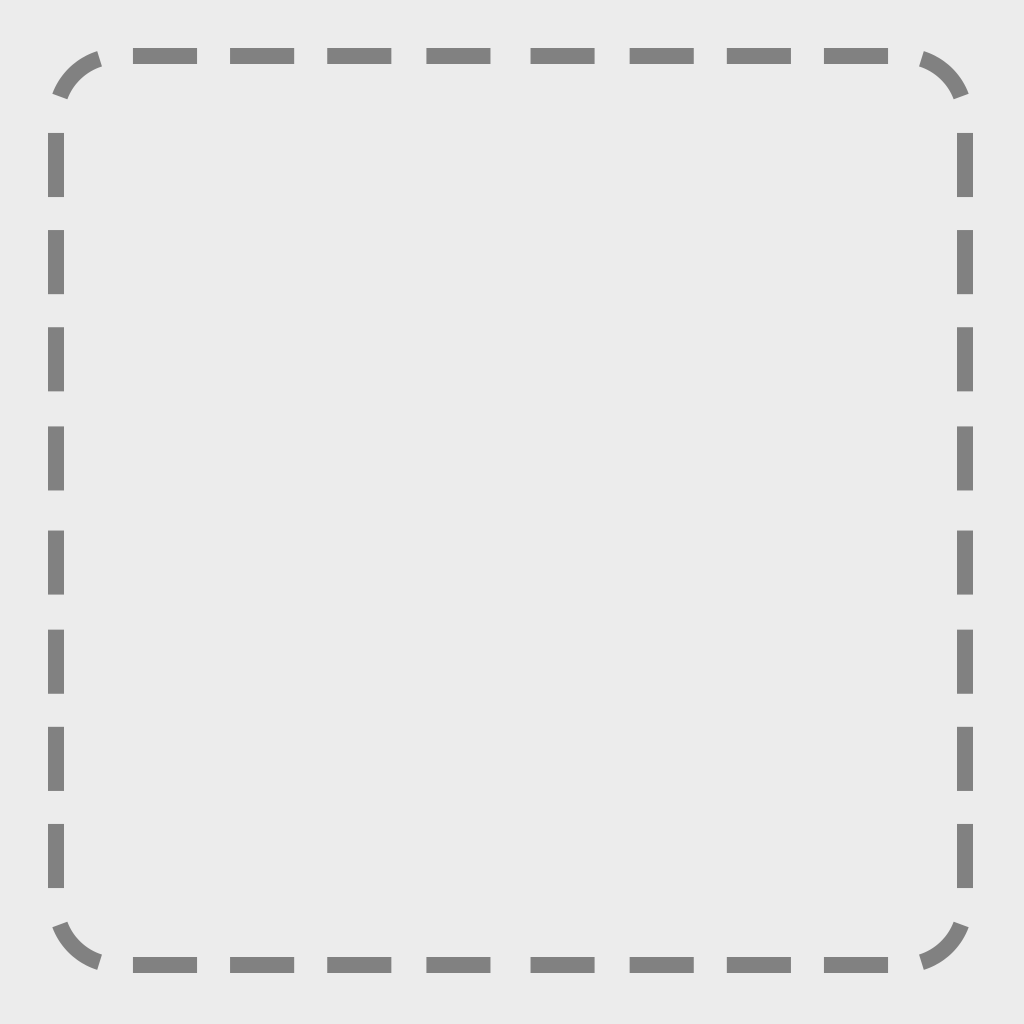
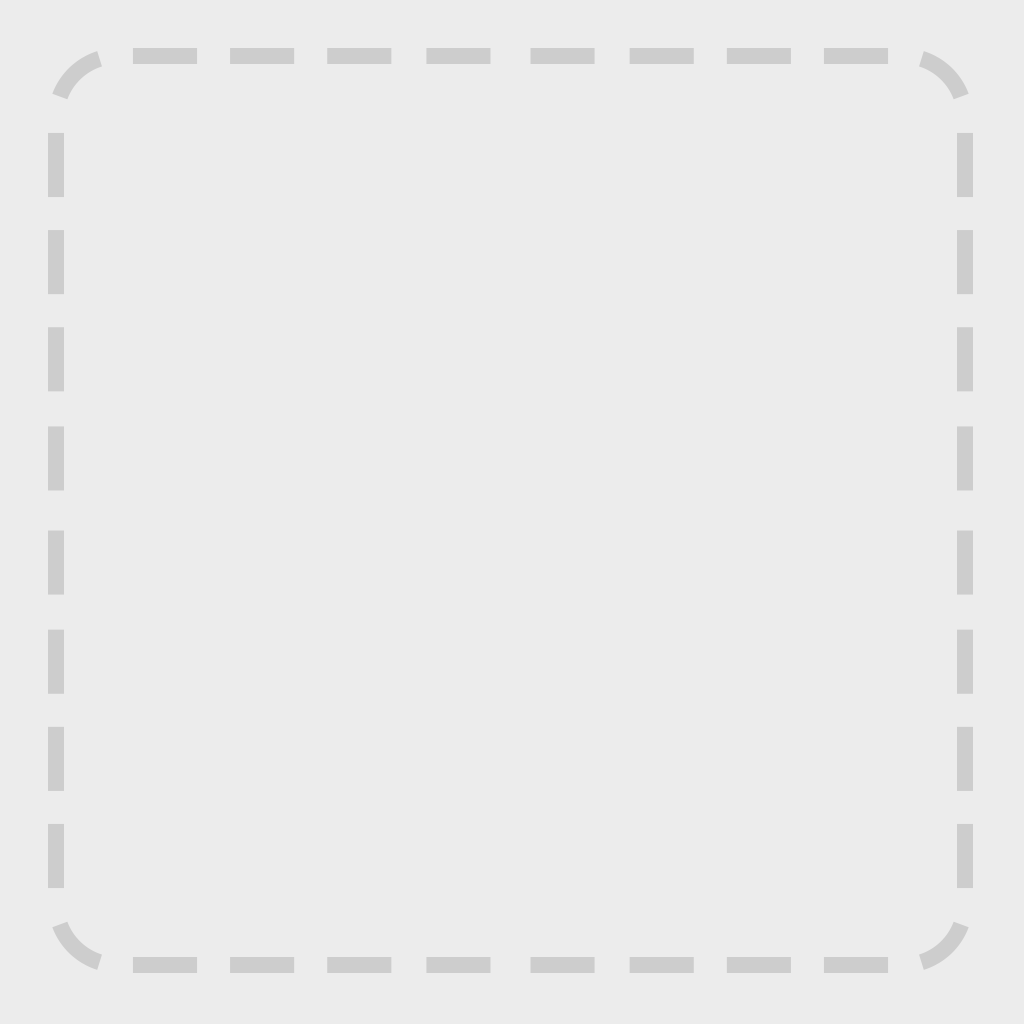
The second w=1024, h=1024 image is a revision of the first. Changes to its layers:
painted on "Lines rastered" over [48, 48, 973, 973]
